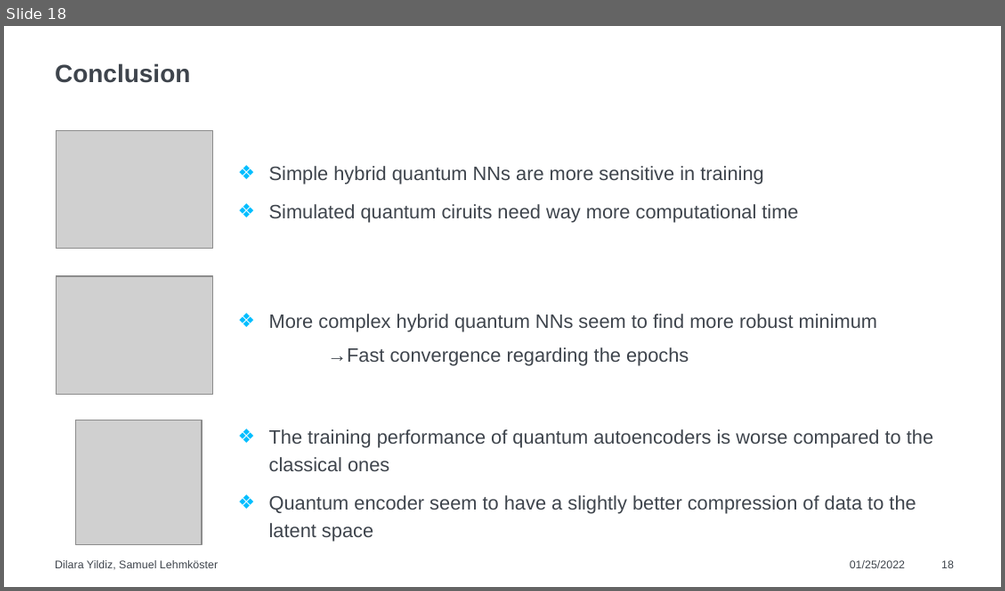
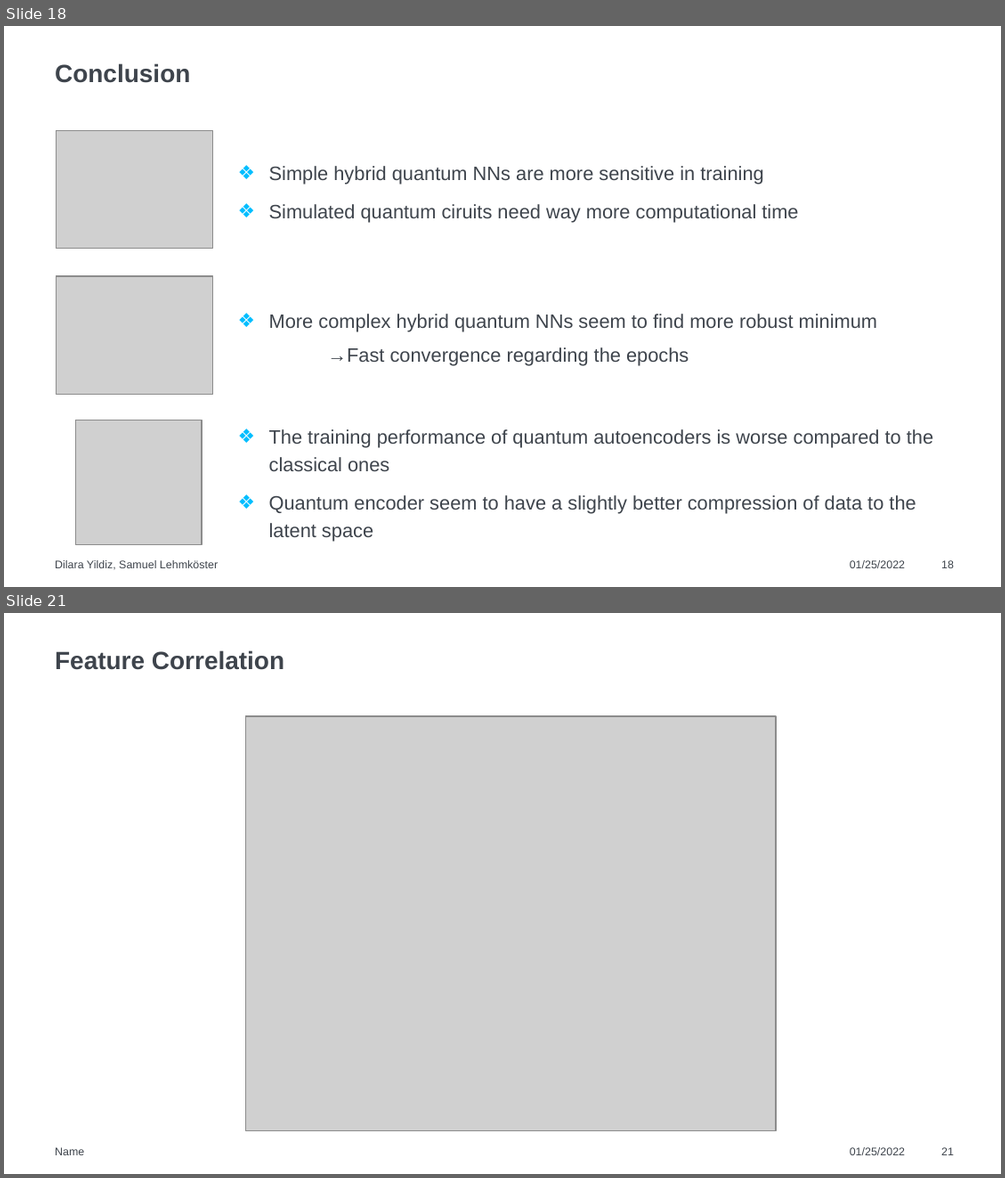
Before and after one commit to sam8856/quantumNN_project, a slide deck: Präsentation.pptx. Shown one above the other, each under a label of ours: slide 18 before the commit, slides 18 and 21 after it; the slides between them are not shown. The pictures are 1005x591 and 1005x1178 pixels, drawn with LibreOffice and Linux fonts; fonts in the diff are those of the drawing; grey boxes stand for pictures. Boxes give left, top, right and bottom in pixels: in the first picture for what was removed or moved away, otherwise in the second. Text is boxed around its words. In the diff, an @@ line names an element or a change of style, - is before the commit and + after.

```diff
--- a/Präsentation.pptx
+++ b/Präsentation.pptx
@@ slide 21 added at [4, 613, 1001, 1174], background #FFFFFF @@
@@ title added at [55, 650, 284, 670], 18 pt, text #3E444C, bold @@
+Feature Correlation
@@ picture added at [245, 716, 776, 1130] @@
@@ text added at [55, 1147, 84, 1155], 8 pt, text #3E444C @@
+Name
@@ text added at [850, 1147, 905, 1155], 8 pt, text #3E444C @@
+01/25/2022
@@ page number added at [941, 1147, 954, 1155], 8 pt, text #3E444C @@
+21
```
Also in this commit, not shown: 1 slide changed, 1 other slide added.
